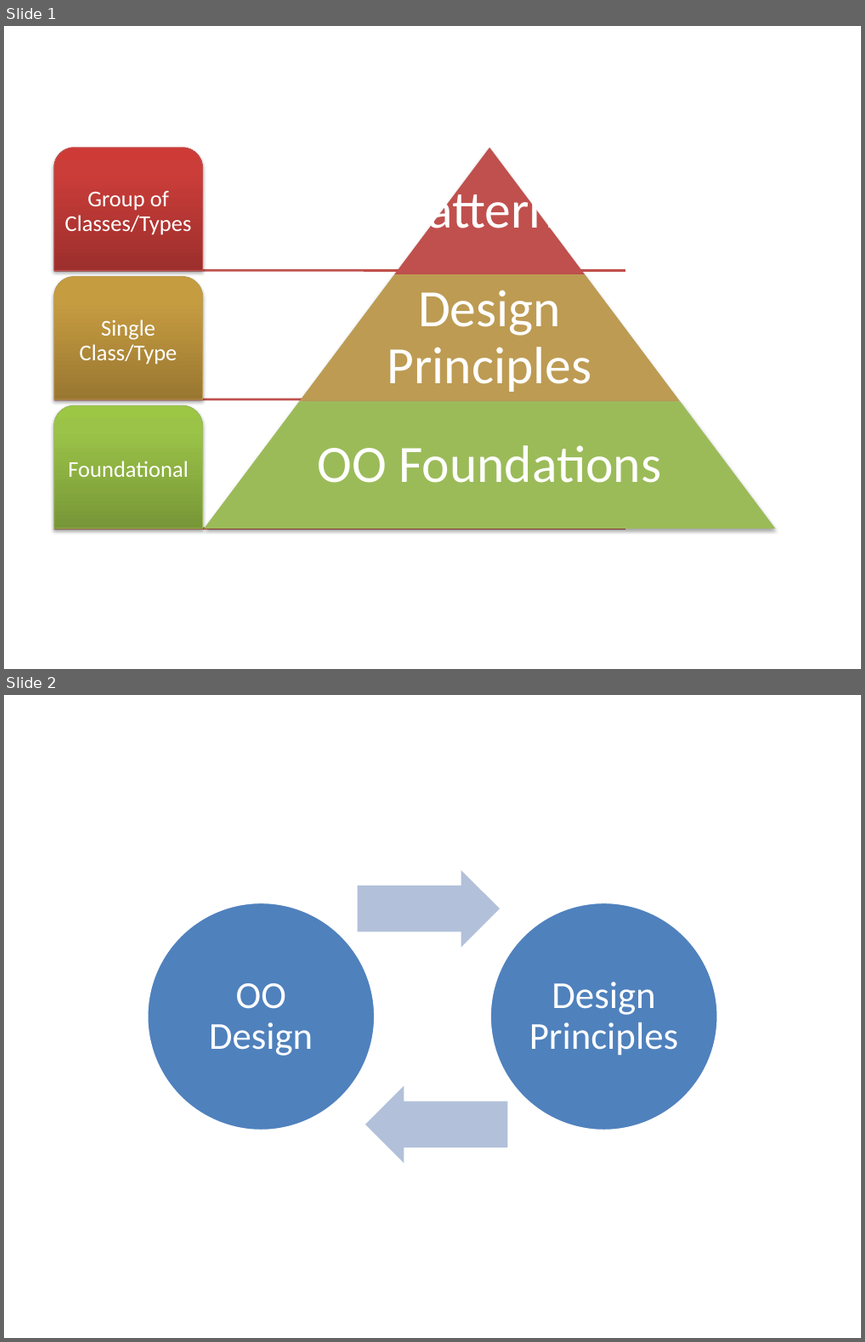
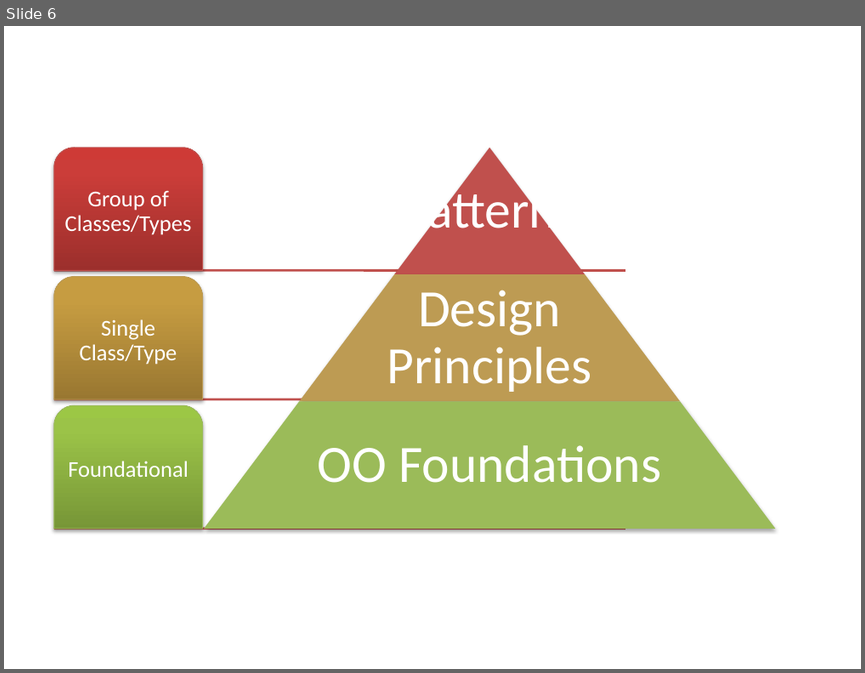
Before and after one commit to raghur/SOLID, a slide deck: images/smartarts.pptx. Shown one above the other, each under a label of ours: slides 1 and 2 before the commit, slide 6 after it. The pictures are 865x1342 and 865x673 pixels, drawn with LibreOffice and Linux fonts; fonts in the diff are those of the drawing. Boxes give left, top, right and bottom in pixels: in the first picture for what was removed or moved away, otherwise in the second. Text is boxed around its words. In the diff, an @@ line names an element or a change of style, - is before the commit and + after.

```diff
--- a/images/smartarts.pptx
+++ b/images/smartarts.pptx
@@ slide 2 removed at [4, 695, 861, 1338], background #FFFFFF @@
@@ group removed at [147, 870, 718, 1163]: 2 ellipses, 2 texts, 2 right arrows @@
-OO Design
-Design Principles
@@ what was slide 1 is now slide 6 @@
```
Also in this commit, not shown: 5 slides added, 1 other file.
